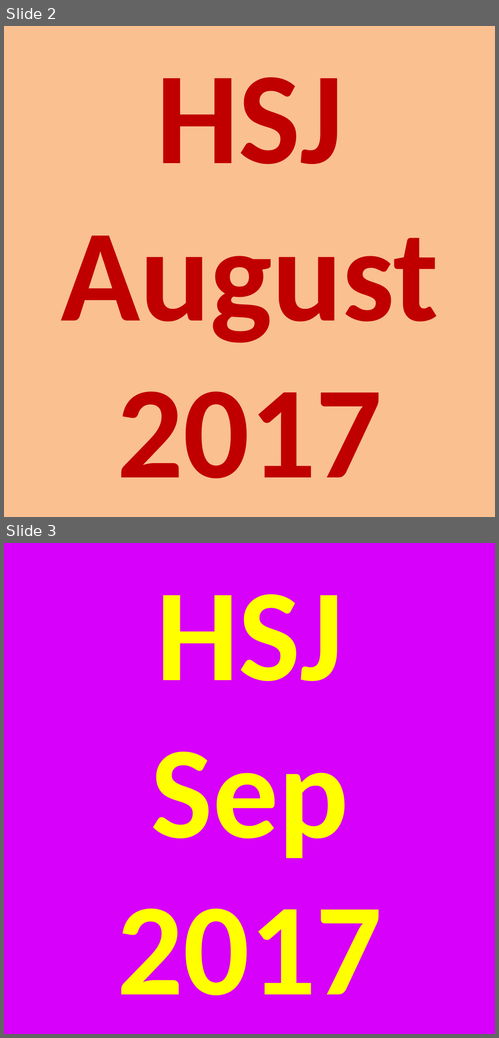
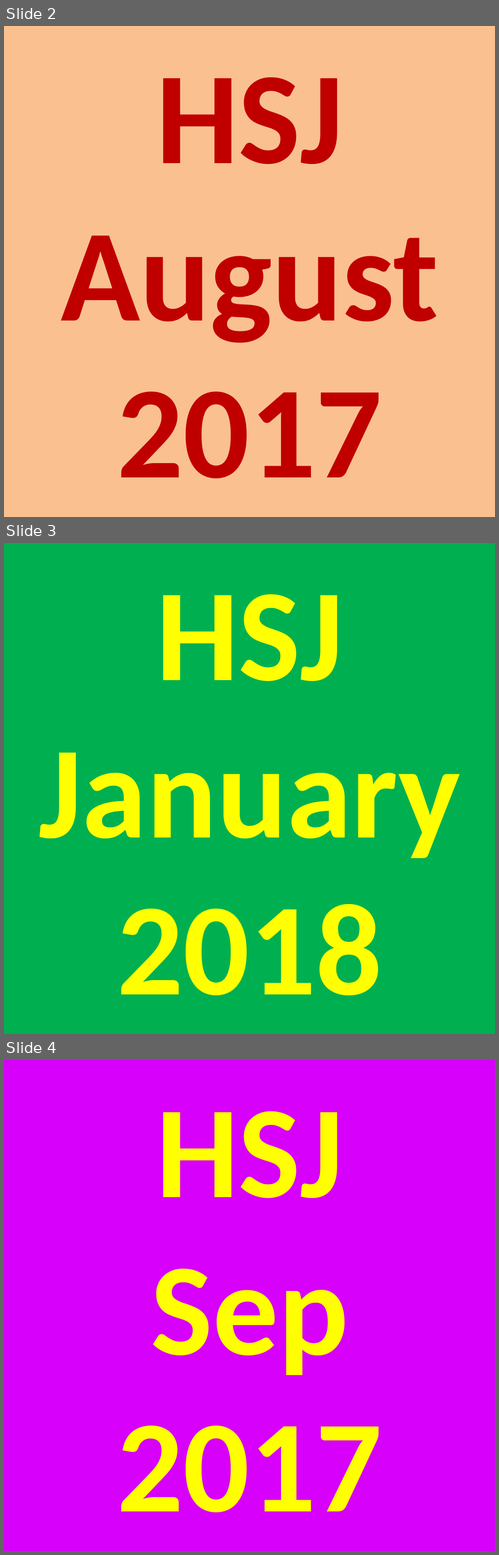
Before and after one commit to hardlystrictlyjerry/hardlystrictlyjerry.github.io, a slide deck: resources/soundcloud.pptx. Shown one above the other, each under a label of ours: slides 2 and 3 before the commit, slides 2, 3 and 4 after it. The pictures are 499x1038 and 499x1555 pixels, drawn with LibreOffice and Linux fonts; fonts in the diff are those of the drawing. Boxes give left, top, right and bottom in pixels: in the first picture for what was removed or moved away, otherwise in the second. Text is boxed around its words. In the diff, an @@ line names an element or a change of style, - is before the commit and + after.

Commit message:
January jam sesh

```diff
--- a/resources/soundcloud.pptx
+++ b/resources/soundcloud.pptx
@@ slide 3 added at [4,543,495,1034], background #00B050 @@
@@ title added at [39,594,461,996], 96 pt, text #FFFF00, bold @@
+HSJ
+January
+2018
@@ what was slide 3 is now slide 4 @@
```
Also in this commit, not shown: 2 other files.
